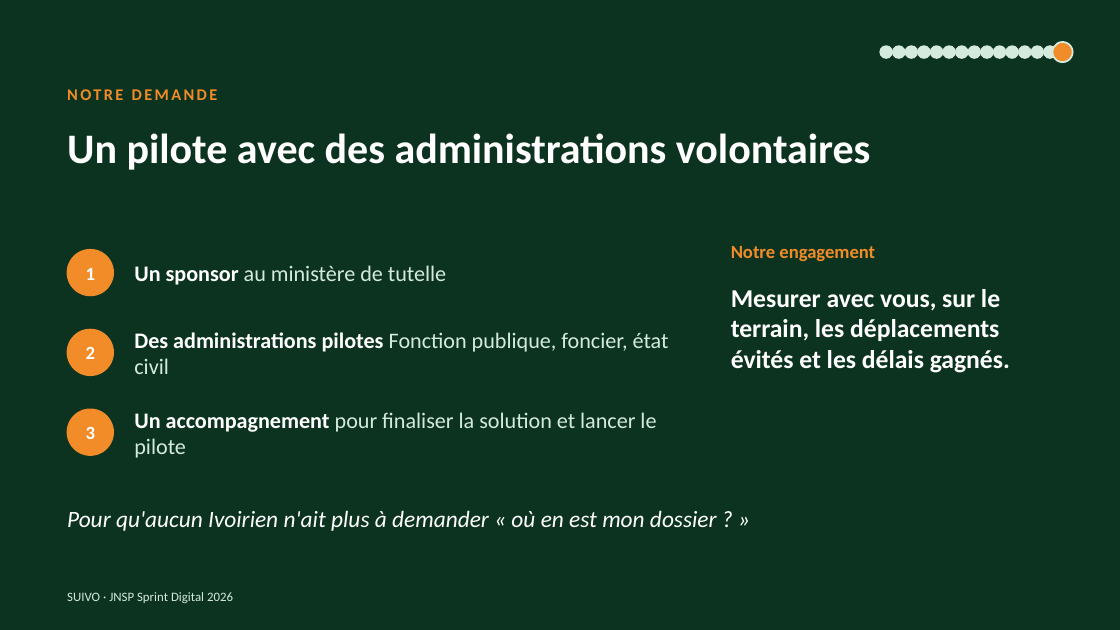
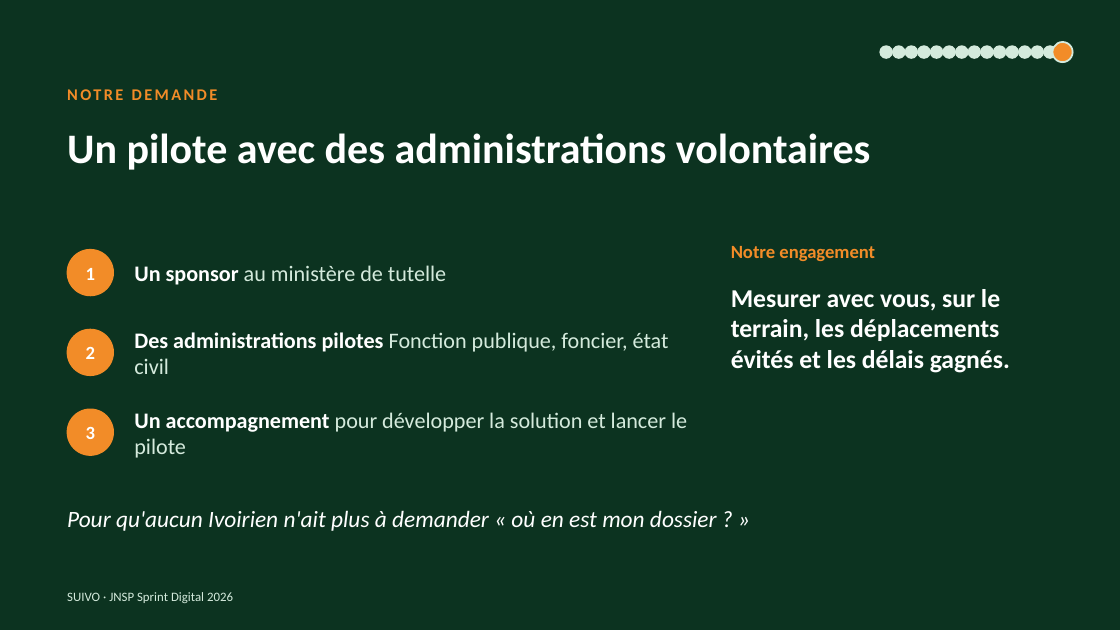
Before and after one commit to karl94/blog, a slide deck: slide 15 of jnsp-sprint-digital/08-pitch-deck/SUIVO-pitch-illustre.pptx. Drawn at 1120x630 pixels with LibreOffice and Linux fonts; fonts in the diff are those of the drawing. Boxes give left, top, right and bottom in pixels: in the first picture for what was removed or moved away, otherwise in the second. Text is boxed around its words. In the diff, an @@ line names an element or a change of style, - is before the commit and + after.

```diff
--- a/jnsp-sprint-digital/08-pitch-deck/SUIVO-pitch-illustre.pptx
+++ b/jnsp-sprint-digital/08-pitch-deck/SUIVO-pitch-illustre.pptx
@@ text at (134, 412, 687, 458): text changed @@
-Un accompagnement pour finaliser la solution et lancer le pilote
+Un accompagnement pour développer la solution et lancer le pilote
```
Also in this commit, not shown: 4 other slides changed, 3 other files.
